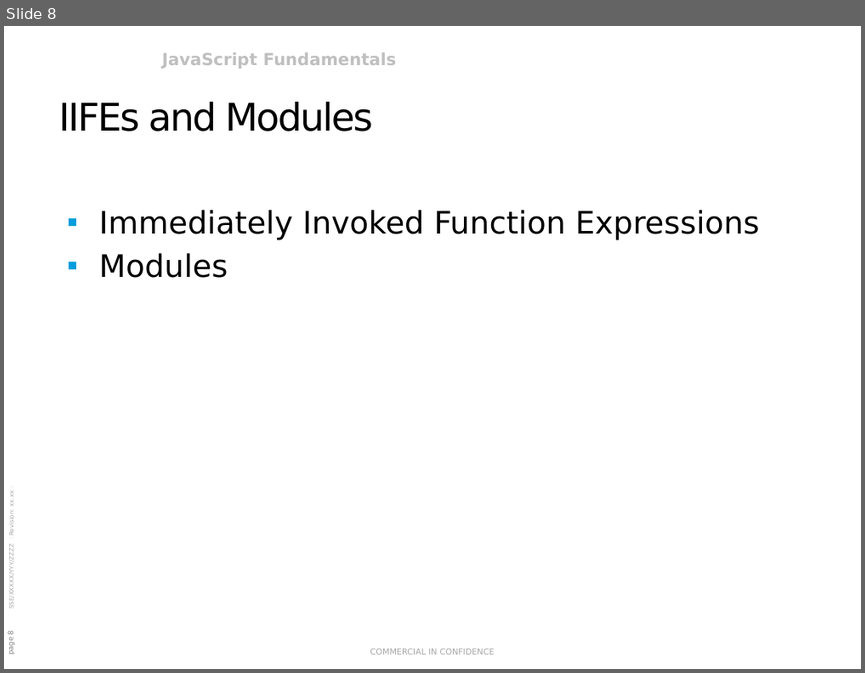
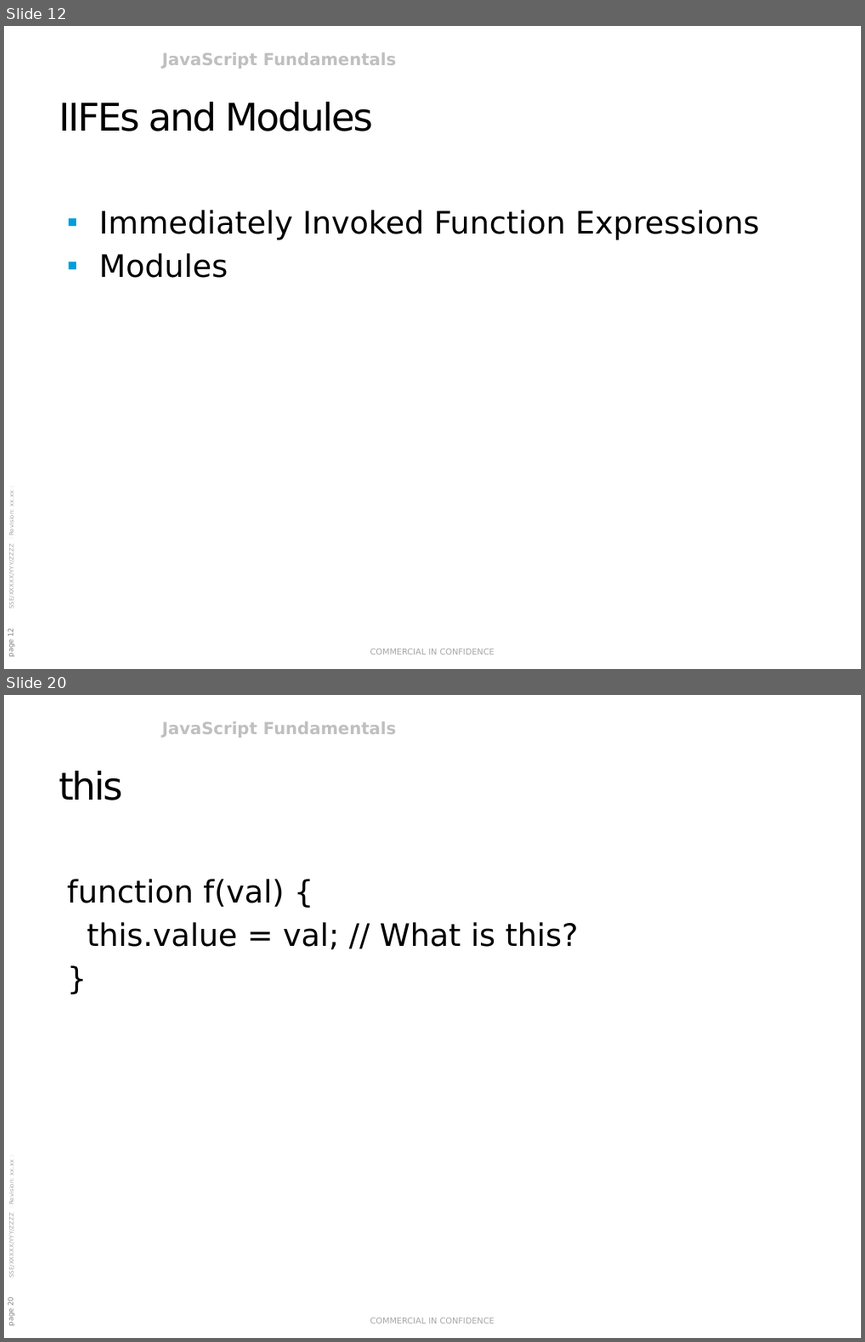
Before and after one commit to rasmusvhansen/javascript-course, a slide deck: JavaScript Fundamentals.pptx. Shown one above the other, each under a label of ours: slide 8 before the commit, slides 12 and 20 after it; the slides between them are not shown. The pictures are 865x673 and 865x1342 pixels, drawn with LibreOffice and Linux fonts; fonts in the diff are those of the drawing; background and template pictures are left out. Boxes give left, top, right and bottom in pixels: in the first picture for what was removed or moved away, otherwise in the second. Text is boxed around its words. In the diff, an @@ line names an element or a change of style, - is before the commit and + after.

```diff
--- a/JavaScript Fundamentals.pptx
+++ b/JavaScript Fundamentals.pptx
@@ slide 20 added at [4, 695, 861, 1338], background #FFFFFF; not listed: 4 template elements that a slide beside it also shows @@
@@ title added at [58, 771, 122, 800], 32 pt, text #000000 @@
+this
@@ text added at [67, 879, 579, 950], 26 pt, text #000000 @@
+function f(val) {
+this.value = val; // What is this?
+}
@@ what was slide 8 is now slide 12 @@
@@ page number at [7, 629, 15, 656]: text changed @@
-page 8
+page 12
```
Also in this commit, not shown: 4 slides changed, 11 other slides added, 26 other files.
